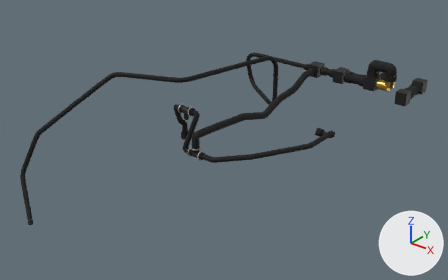
An edit to the glTF model porsche-911sc-engine/parts/vacuum-fittings.glb, drawn before and after from the same camera.
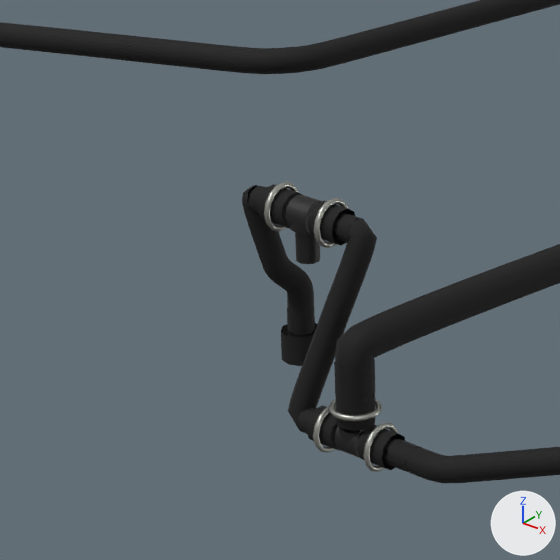
There are two pictures of each version: one whole from a 50 mm camera at (429.0, -539.0, 586.0) aimed at (-19.0, 22.0, 238.0), one close up on the part from 28% to 53% of the width and 24% to 63% of the height. Arrows for +X, +Y and +Z are at lower right; the lights stay in place. The first two pictures are the older version. Where no turn or scale is listed for an object, it has been applied to the vertices. Vertices at exactly the same position are counted once.

Names of what the first close-up shows: 'vacuum-fittings:blackPlastic', 'vacuum-fittings:rubber', 'vacuum-fittings:zincPlate'.
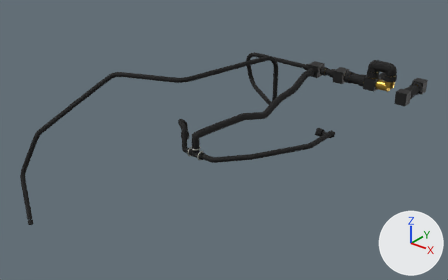
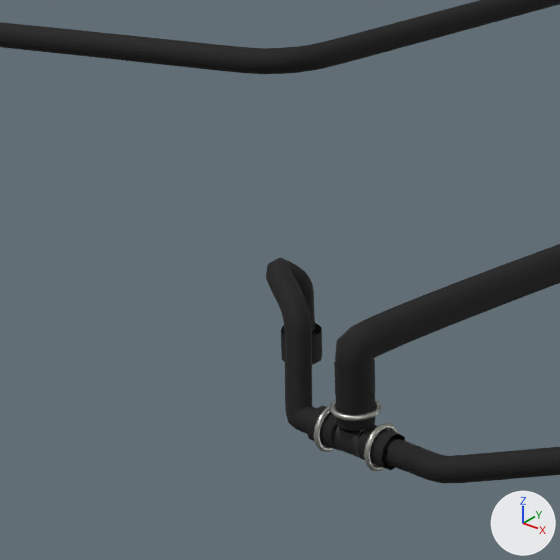
Where the newer file only moved an object's origin or applied its transform, the numbers keep the older frame.

Changed parts and their boxes [x1, y1, x2, y2] in the close-ups (560 x 560 px; the box of a moved part takes in the faces that stretch with it):
'vacuum-fittings:blackPlastic', reshaped: before [285, 195, 391, 462]; after [334, 400, 391, 462]
'vacuum-fittings:zincPlate', reshaped, moved, rescaled (36% narrower, 75% shorter): before [264, 182, 398, 472]; after [313, 398, 398, 471]
part 1 of me_mesh_0, deleted (black): before [285, 195, 343, 237]
part 2 of me_mesh_0, deleted (black): before [290, 221, 320, 264]
part 3 of me_mesh_1, moved or reshaped: before [264, 182, 299, 231]; after [313, 406, 334, 452]
part 4 of me_mesh_1, moved or reshaped: before [363, 422, 398, 472]; after [364, 423, 398, 471]
part 5 of me_mesh_1, moved or reshaped: before [329, 398, 382, 422]; after [330, 398, 381, 421]
part 6 of me_mesh_1, deleted: before [313, 406, 336, 453]
part 7 of me_mesh_1, deleted: before [314, 198, 349, 248]
part 8 of me_mesh_3, deleted (black): before [257, 184, 302, 229]
part 9 of me_mesh_3, deleted (black): before [307, 201, 355, 246]
part 10 of me_mesh_3, deleted: before [248, 186, 266, 213]
part 11 of me_mesh_3, moved or reshaped: before [242, 185, 377, 434]; after [266, 258, 313, 430]

Edits to the bpy script that builds the scene:
```text
Change me_mesh_0:
    used by ob_vacuum_fittings_blackplastic; location = (67.5, 72.0, 282.0)
    remove me_mesh_0.from_pydata(...)  # 270 vertices, 492 faces; spans x -97.0..97.0, y -138.0..138.0, z -26.0..26.0
    add me_mesh_0.from_pydata(...)  # 155 vertices, 276 faces; spans x -73.0..97.0, y -138.0..138.0, z -26.0..26.0
    me_mesh_0 part 1: the loose piece of 68 vertices spanning x -97.0..-75.0, y -126.0..-118.0, z 18.0..26.0 is deleted
    me_mesh_0 part 2: the loose piece of 47 vertices spanning x -89.0..-81.0, y -126.0..-118.0, z 11.0..22.0 is deleted
    other edits to the shape of me_mesh_0 do not show in these pictures
Change me_mesh_1:
    used by ob_vacuum_fittings_zincplate; parent = ob_vacuum_fittings; location = (-6.0, -56.02, 282.0); scale = (27.7, 27.7, 27.7)
    remove me_mesh_1.from_pydata(...)  # 420 vertices, 840 faces; spans x -0.73..0.73, y -0.43..0.43, z -1.0..1.0
    add me_mesh_1.from_pydata(...)  # 252 vertices, 504 faces; spans x -1.0..1.0, y -0.71..0.71, z -0.84..0.84
    me_mesh_1 part 3: the loose piece of 84 vertices spanning x -0.73..-0.68, y 0.01..0.43, z 0.59..1.0 is scaled about its middle by (3.41, 3.32, 3.32), then moved by (-0.22, -0.22, -0.95)
    me_mesh_1 part 4: the loose piece of 84 vertices spanning x 0.68..0.73, y -0.43..0.0, z -1.0..-0.59 is scaled about its middle by (3.41, 3.32, 3.32), then moved by (0.22, 0.22, 0.64)
    me_mesh_1 part 5: the loose piece of 84 vertices spanning x 0.21..0.65, y -0.43..0.0, z -0.55..-0.5 is scaled about its middle by (3.32, 3.32, 3.42), then moved by (-0.43, 0.22, 1.29)
    me_mesh_1 part 6: the loose piece of 84 vertices spanning x 0.14..0.18, y -0.43..0.0, z -1.0..-0.59 is deleted
    me_mesh_1 part 7: the loose piece of 84 vertices spanning x -0.18..-0.14, y 0.01..0.43, z 0.59..1.0 is deleted
Change me_mesh_3:
    used by ob_vacuum_fittings_rubber; location = (-24.9, 17.1, 238.5)
    remove me_mesh_3.from_pydata(...)  # 4583 vertices, 8568 faces; spans x -189.0..189.0, y -196.0..196.0, z -93.0..93.0
    add me_mesh_3.from_pydata(...)  # 4482 vertices, 8426 faces; spans x -189.0..189.0, y -196.0..196.0, z -93.0..93.0
    me_mesh_3 part 8: the loose piece of 40 vertices spanning x -4.0..3.0, y -71.0..-63.0, z 61.0..70.0 is deleted
    me_mesh_3 part 9: the loose piece of 40 vertices spanning x 11.0..18.0, y -71.0..-63.0, z 61.0..70.0 is deleted
    me_mesh_3 part 10: the loose piece of 18 vertices spanning x -8.0..-4.0, y -70.0..-64.0, z 62.0..69.0 is deleted
    me_mesh_3 part 11: 78 vertices moved from x -11.0..16.0, y -82.0..-60.0, z 22.0..56.0 to x -9.0..16.0, y -82.0..-61.0, z 22.0..50.0; 256 vertices removed from x -12.0..27.0, y -81.0..-59.0, z 18.0..69.0; 253 vertices added at x -9.0..17.0, y -82.0..-60.0, z 18.0..49.0
Change ob_vacuum_fittings_zincplate:
    ob_vacuum_fittings_zincplate.location: (-6.0, -56.02, 282.0) -> (6.0, -62.0, 261.3)
    ob_vacuum_fittings_zincplate.scale: (27.7, 27.7, 27.7) -> (8.11, 8.11, 8.11)
```
